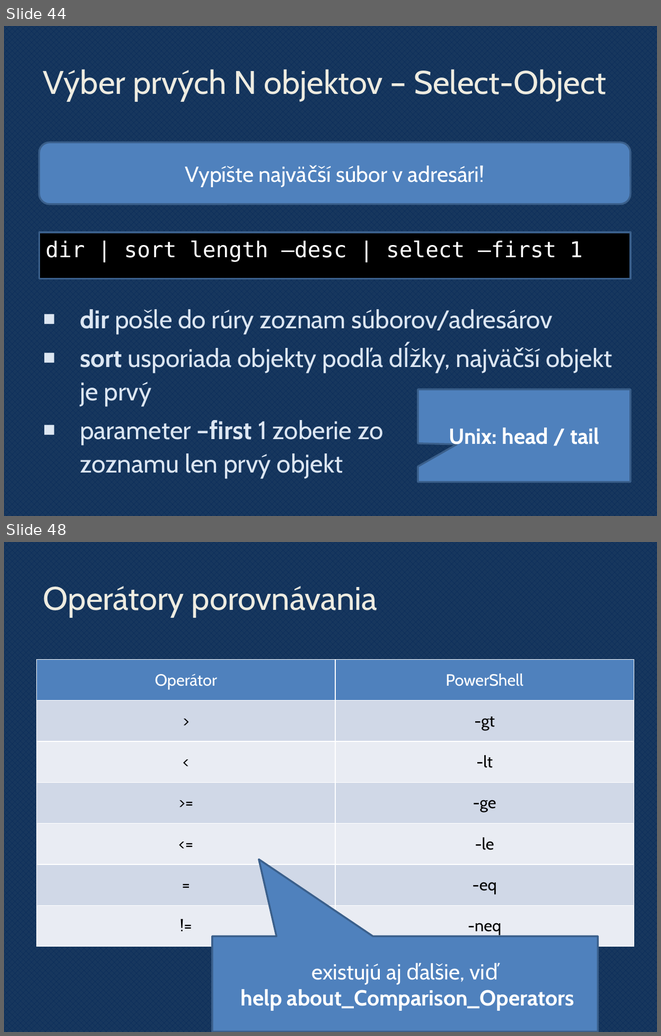
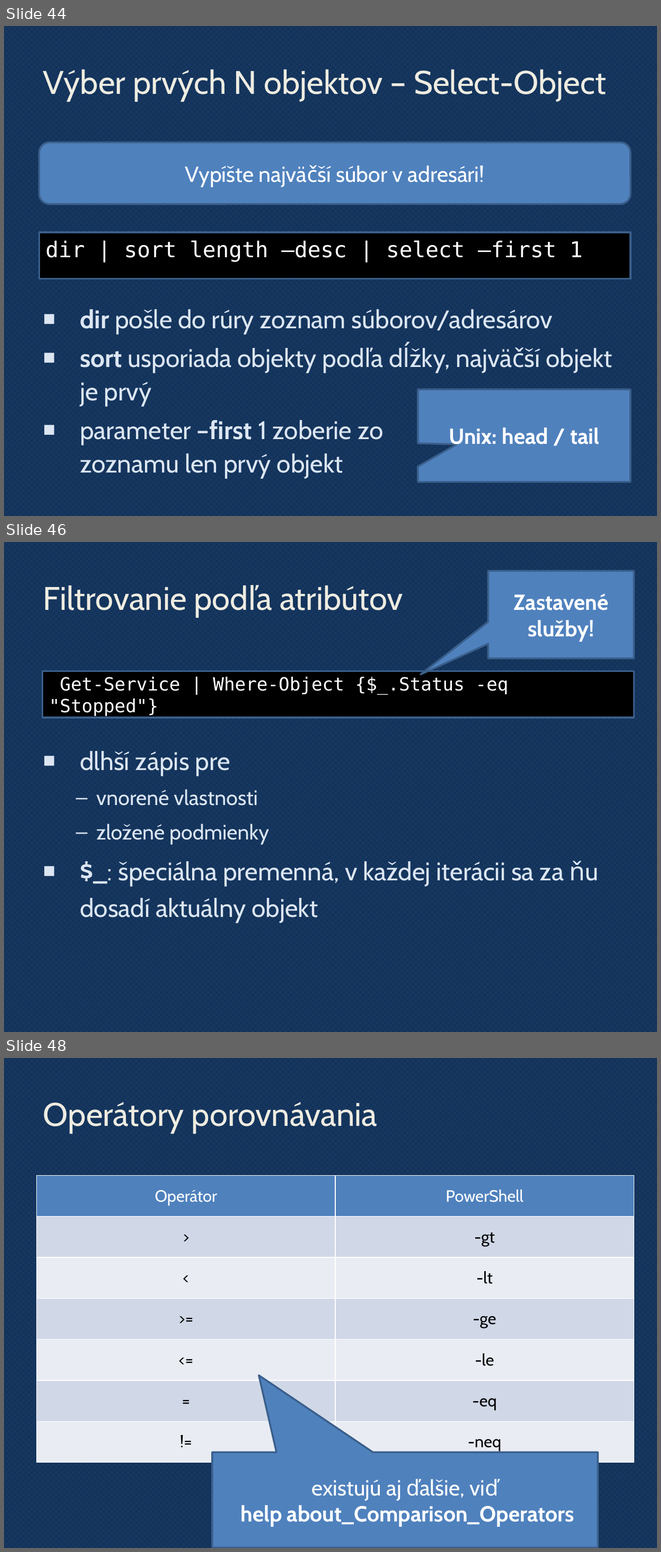
Before and after one commit to novotnyr/powershell-cvicebnica, a slide deck: slides/powershell.pptx. Shown one above the other, each under a label of ours: slides 44 and 48 before the commit, slides 44, 46 and 48 after it; the slides between them are not shown. The pictures are 661x1036 and 661x1552 pixels, drawn with LibreOffice and Linux fonts; fonts in the diff are those of the drawing; background and template pictures are left out. Boxes give left, top, right and bottom in pixels: in the first picture for what was removed or moved away, otherwise in the second. Text is boxed around its words. In the diff, an @@ line names an element or a change of style, - is before the commit and + after.

```diff
--- a/slides/powershell.pptx
+++ b/slides/powershell.pptx
@@ slide 46 added at (4,542,657,1032), background pattern #012456 on #17375E @@
@@ speech box added at (488,571,634,658), fill #4F81BD, outline #3A5F8C 2 pt, 24 pt, text #FFFFFF, bold @@
+Zastavené služby!
@@ title added at (43,585,403,610), 36 pt, text #EEECE1 @@
+Filtrovanie podľa atribútov
@@ rectangle added at (43,671,634,717), fill #000000, outline #3A5F8C 2 pt, 20 pt, text #FFFFFF @@
+Get-Service | Where-Object {$_.Status -eq "Stopped"}
@@ text added at (80,751,564,923), 28 pt, text #DCE6F2 @@
+■ dlhší zápis pre
+  – vnorené vlastnosti
+  – zložené podmienky
+■ $_: špeciálna premenná, v každej iterácii sa za ňu dosadí aktuálny objekt
```
Also in this commit, not shown: 20 slides changed, 1 other slide added, 1 slide removed, 1 other file.
